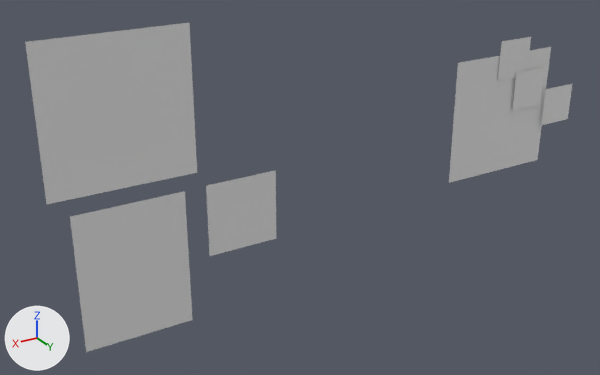
A saved change to the Blender file Finger Guns/Assets/Art/Enemies/ExplodeyOne/ExplodeyOne.blend.
One viewpoint serves both versions: a 50 mm lens placed at (4.47, 4.46, 3.01), pointed at (1.74, -0.1, 0.73). The axes (+X, +Y, +Z) are drawn at lower left. The lights are the same throughout.

Names of what the first picture shows: 'ExplodeyOne', 'FingerGunMan'.
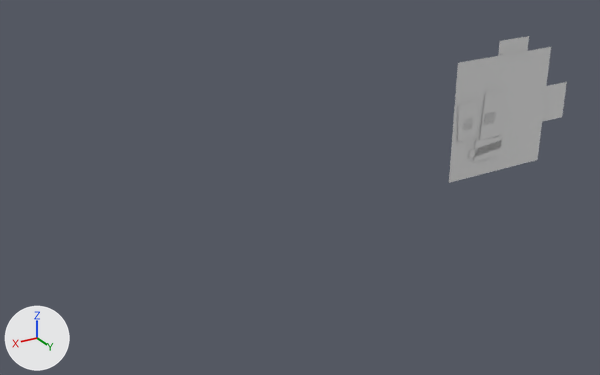
Where the change shows, as pixel boxes (x1, y1, x2, y2) in the pictures (600 x 375 px):
'FingerGunMan', deleted
    before: (25, 23, 276, 352)
'ExplodeyOne', reshaped
    before: (449, 37, 572, 183)
    after: (449, 36, 567, 183)
part 1 of me_explodeyone, built on
    before: (498, 37, 572, 125)
    after: (458, 36, 567, 162)

Patch to the scene script:
```diff
--- a/Finger Guns/Assets/Art/Enemies/ExplodeyOne/ExplodeyOne.blend.py
+++ b/Finger Guns/Assets/Art/Enemies/ExplodeyOne/ExplodeyOne.blend.py
@@ me_explodeyone @@
 # used by ob_explodeyone; location = (0.0, 0.0, 0.0)
-me_explodeyone.from_pydata(...)  # 16 vertices, 4 faces; spans x -0.733..0.471, y 0.0..0.03, z 0.529..1.58
+me_explodeyone.from_pydata(...)  # 40 vertices, 10 faces; spans x -0.733..0.471, y -0.03..0.01, z 0.529..1.58
+# me_explodeyone part 1
+# 4 vertices in x -0.23..0.069, y 0.01, z 1.281..1.58 move by (0.0, -0.02, 0.0)
+# 4 vertices in x -0.405..-0.105, y 0.02, z 1.02..1.319 move by (0.0, -0.04, 0.0)
+# 4 vertices in x -0.733..-0.434, y 0.03, z 0.844..1.144 move by (0.0, -0.06, 0.0)
+# 24 vertices are added at x -0.046..0.441, y 0.01, z 0.66..1.202
+# 6 new faces join them
 me_explodeyone.materials.append(mat_explodey_one)
@@ ob_fingergunman @@
-ob_fingergunman = bpy.data.objects.new('FingerGunMan', me_fingergunman)
-ob_fingergunman.location = (3.0, 0.0, 0.0)
-ob_fingergunman.rotation_euler = (3.142, 0.0, 0.0)  # degrees (180, 0, 0)
-ob_fingergunman.scale = (-1.0, -1.0, -1.0)
```
